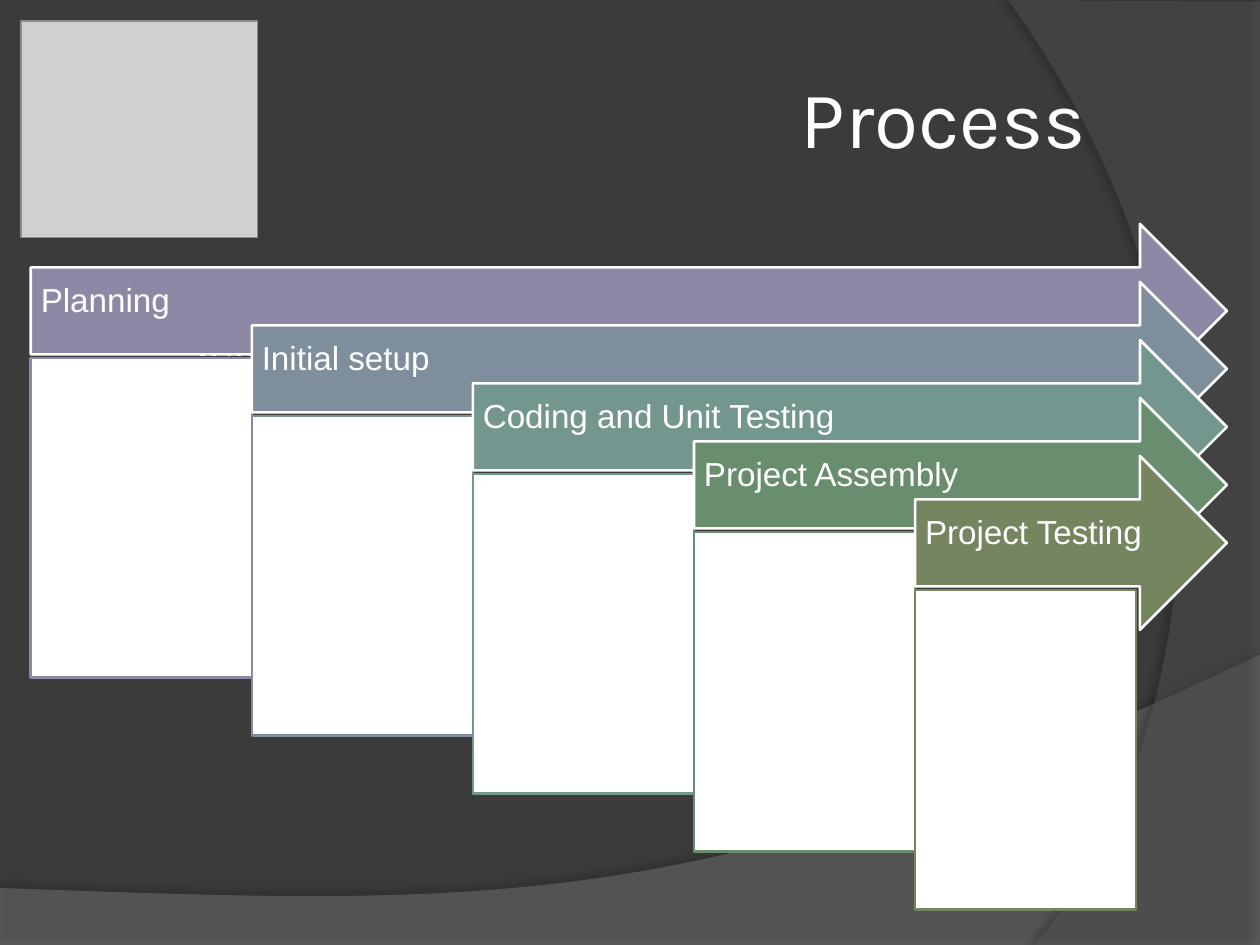
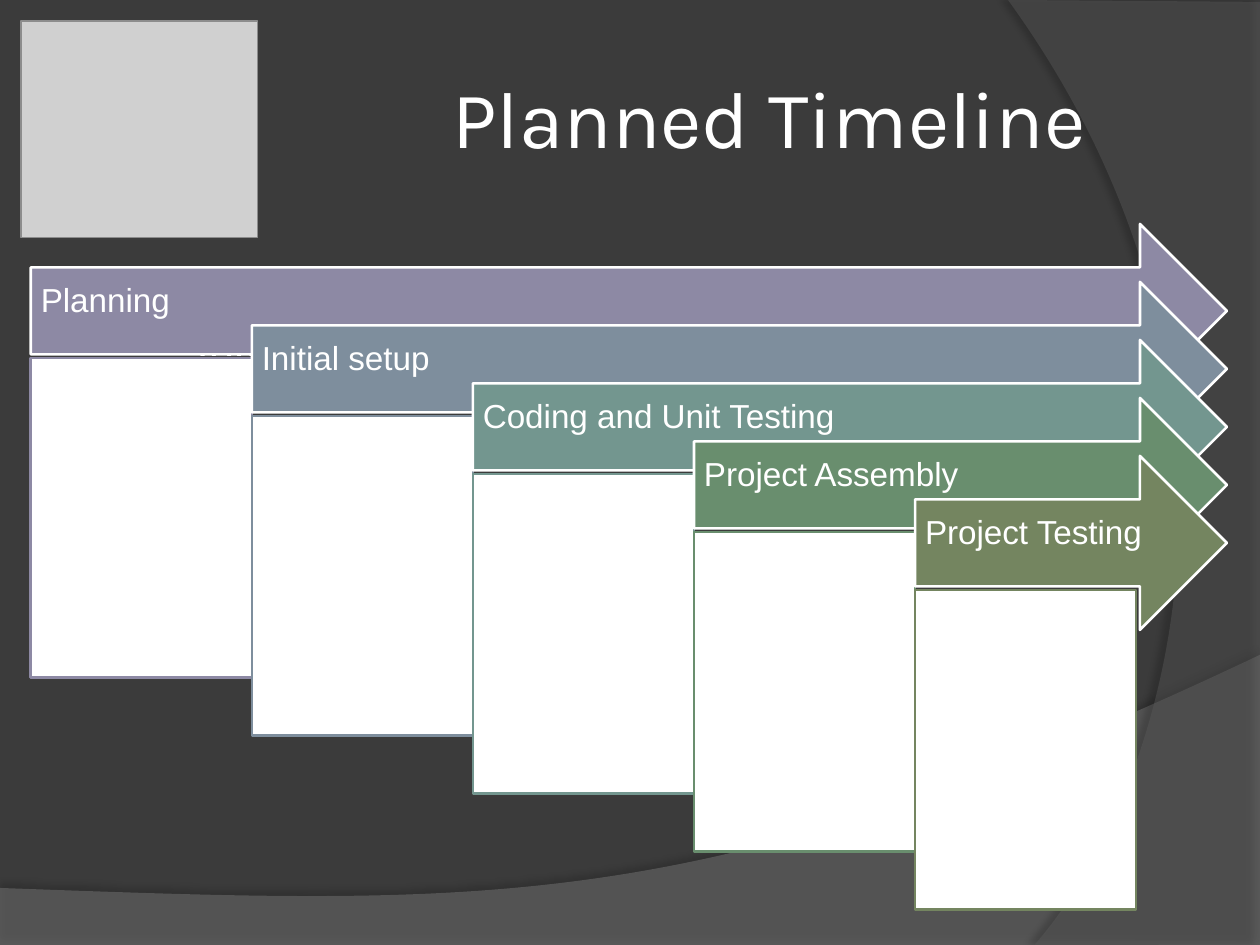
Before and after one commit to csComicRocket/ComicRocketProject, a slide deck: slide 6 of Documentation/RocketBooster-CapstonePresentation.pptx (slide 15 before the commit). Drawn at 1260x945 pixels with LibreOffice and Linux fonts; fonts in the diff are those of the drawing; grey boxes stand for pictures. Boxes give left, top, right and bottom in pixels: in the first picture for what was removed or moved away, otherwise in the second. Text is boxed around its words. In the diff, an @@ line names an element or a change of style, - is before the commit and + after.

```diff
--- a/Documentation/RocketBooster-CapstonePresentation.pptx
+++ b/Documentation/RocketBooster-CapstonePresentation.pptx
@@ title at bbox=[452, 92, 1086, 149]: text changed @@
-Process
+Planned Timeline
```
Also in this commit, not shown: 3 other slides changed, 34 slides added, 12 slides removed.
